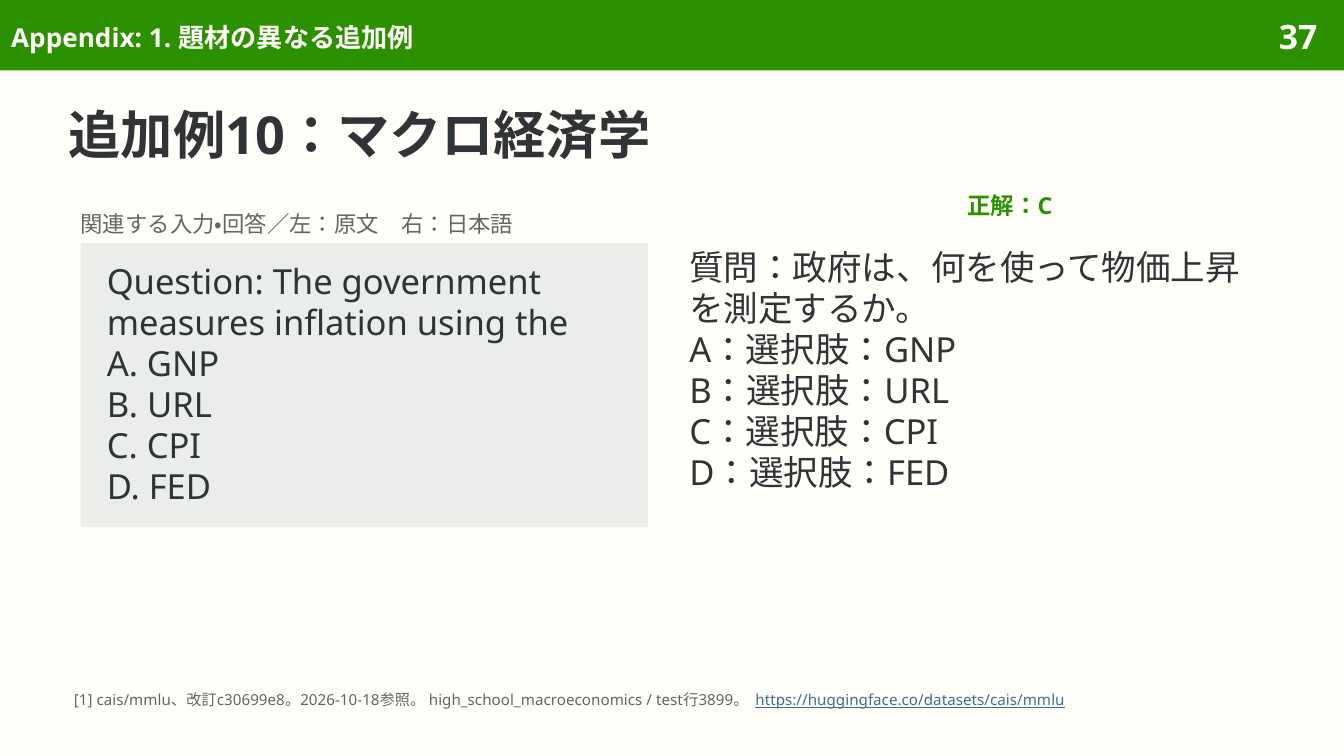
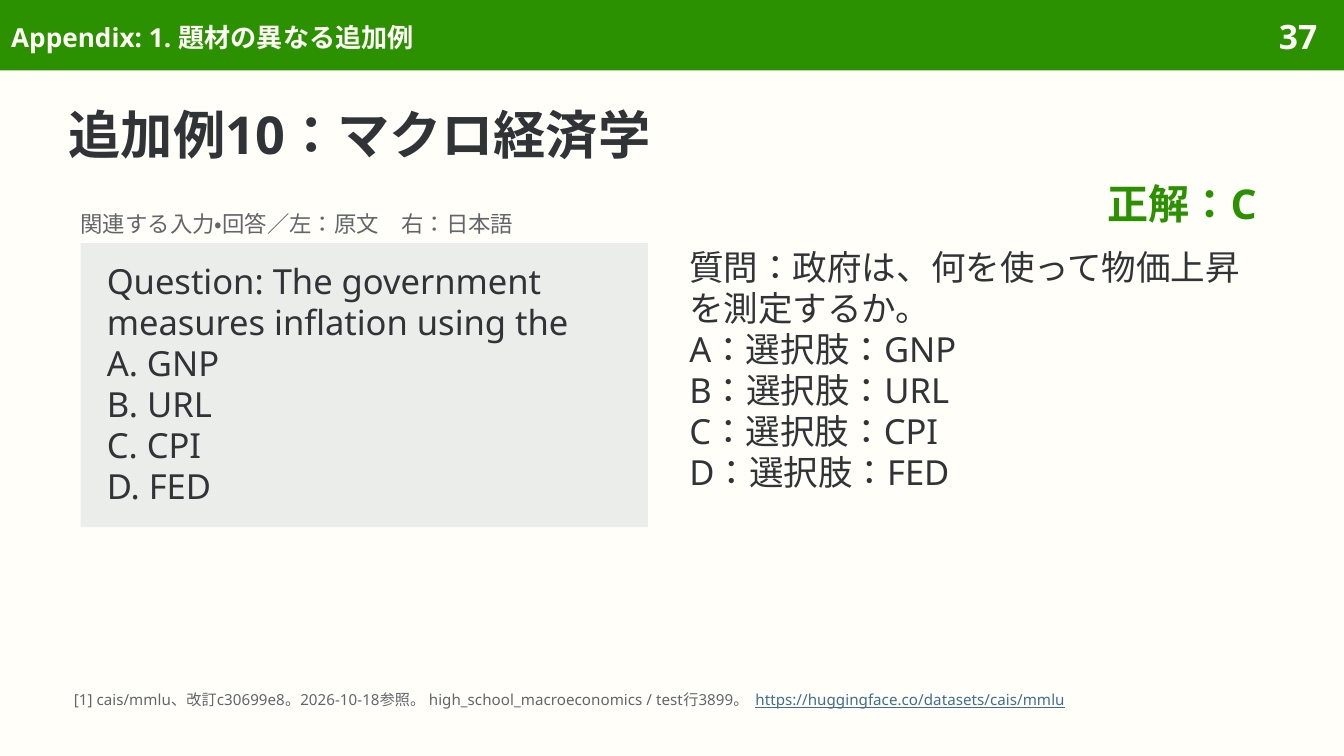
Before and after one commit to sasakiy84/datasets-in-10-minutes, a slide deck: slide 37 of slides/datasets-in-10-minutes-mmlu.pptx. Drawn at 1344x756 pixels with LibreOffice and Linux fonts; fonts in the diff are those of the drawing. Boxes give left, top, right and bottom in pixels: in the first picture for what was removed or moved away, otherwise in the second. Text is boxed around its words. In the diff, an @@ line names an element or a change of style, - is before the commit and + after.

```diff
--- a/slides/datasets-in-10-minutes-mmlu.pptx
+++ b/slides/datasets-in-10-minutes-mmlu.pptx
@@ text "正解：C": place and size @@
-text "正解：C" at [968, 194, 1053, 216]
+text "正解：C" at [1108, 184, 1257, 223]
@@ text "正解：C" at [1108, 184, 1257, 223]: size 12.5 to 22 pt; alignment left to right; line spacing 1.17 to 26.4pt @@
```
Also in this commit, not shown: 13 other slides changed, 8 other files.
